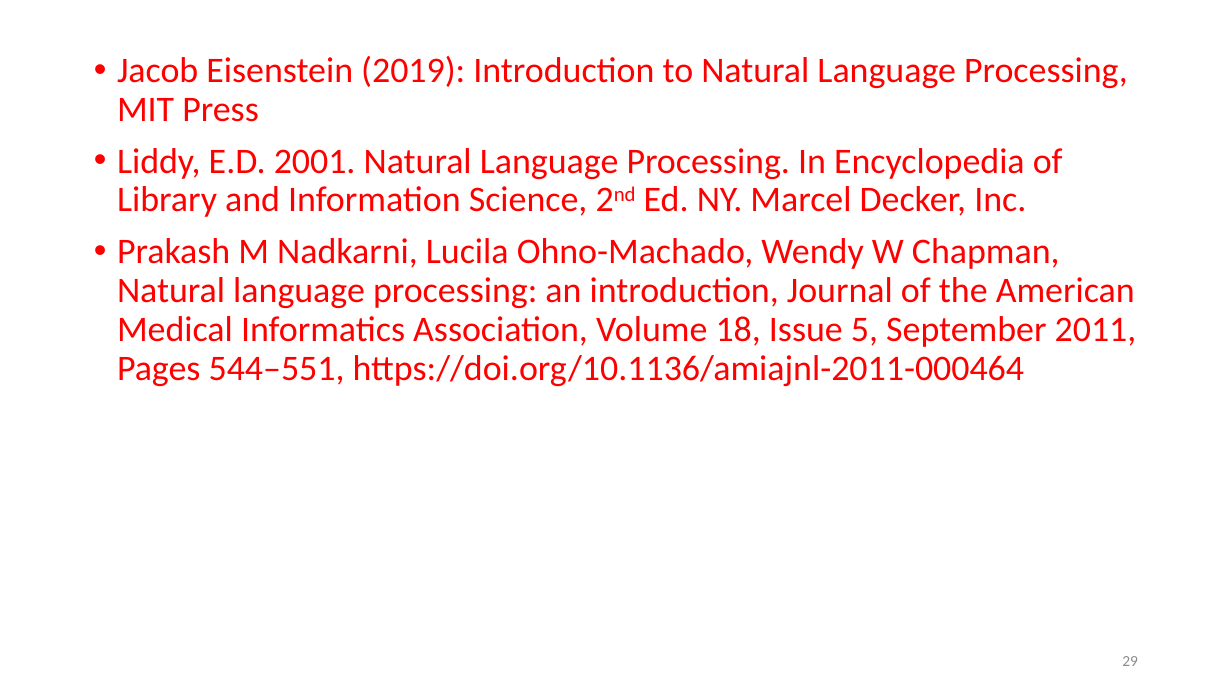
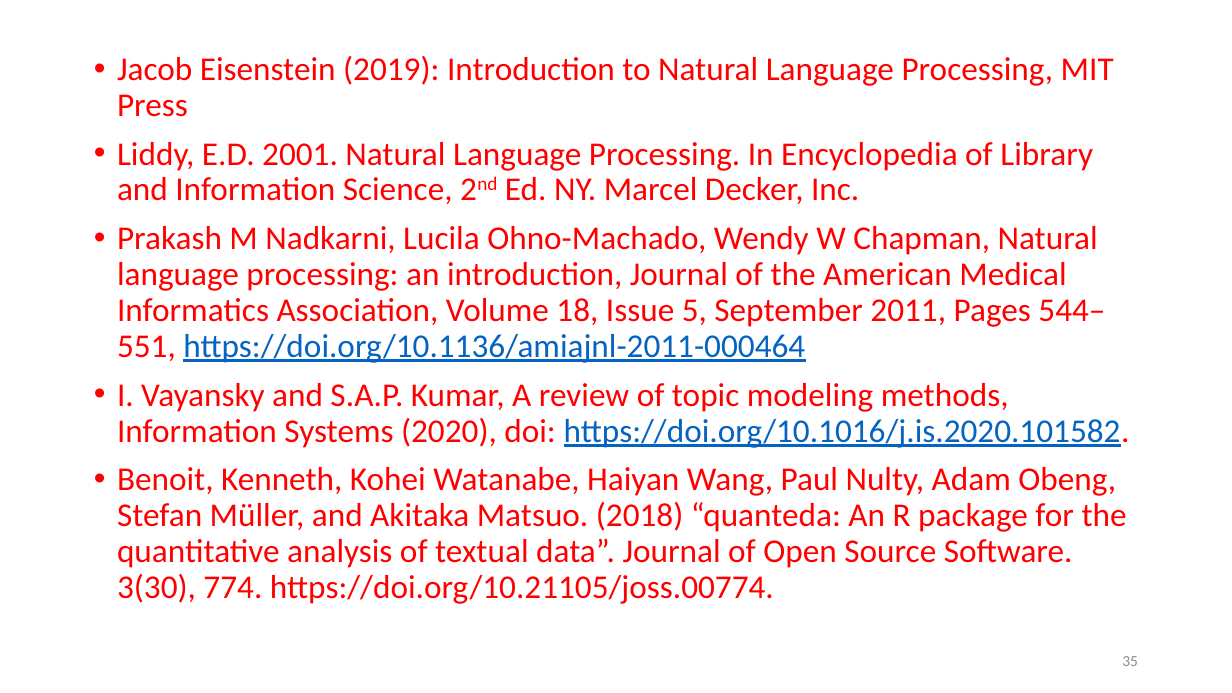
Before and after one commit to lisa-wm/consulting, a slide deck: slide 35 of 5_seminar/Contents_Part_01/Präsentation_Teil1.pptx (slide 29 before the commit). Drawn at 1232x693 pixels with LibreOffice and Linux fonts; fonts in the diff are those of the drawing. Boxes give left, top, right and bottom in pixels: in the first picture for what was removed or moved away, otherwise in the second. Text is boxed around its words. In the diff, an @@ line names an element or a change of style, - is before the commit and + after.

```diff
--- a/5_seminar/Contents_Part_01/Präsentation_Teil1.pptx
+++ b/5_seminar/Contents_Part_01/Präsentation_Teil1.pptx
@@ text at bbox=[117, 56, 1114, 363]: size 28 to 25.9 pt in "Jacob Eisenstein (2019): Introduction to Natural Language ...", "Liddy, E.D. 2001. Natural Language Processing. In ...", "Prakash M Nadkarni, Lucila Ohno-Machado, Wendy W ..."; text colour #FF0000 to #0563C1, underline on in "https://doi.org/10.1136/amiajnl-2011-000464" @@
@@ text at bbox=[117, 383, 1130, 604]: paragraphs added @@
+• I. Vayansky and S.A.P. Kumar, A review of topic modeling methods, Information Systems (2020), doi: https://doi.org/10.1016/j.is.2020.101582.
+• Benoit, Kenneth, Kohei Watanabe, Haiyan Wang, Paul Nulty, Adam Obeng, Stefan Müller, and Akitaka Matsuo. (2018) “quanteda: An R package for the quantitative analysis of textual data”. Journal of Open Source Software. 3(30), 774. https://doi.org/10.21105/joss.00774.
@@ page number at bbox=[1122, 656, 1138, 666]: text changed @@
-29
+35
```
Also in this commit, not shown: 14 other slides changed, 8 slides added, 2 slides removed, 4 other files.
